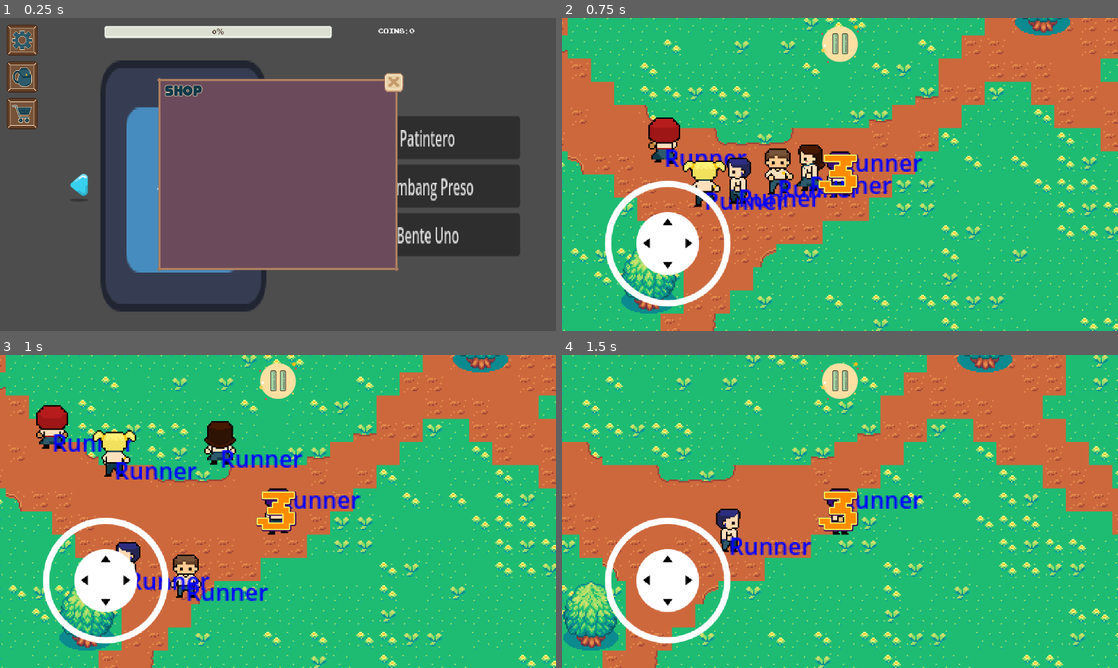
Above: before the commit, frames 1-4 (two rows, left to right).
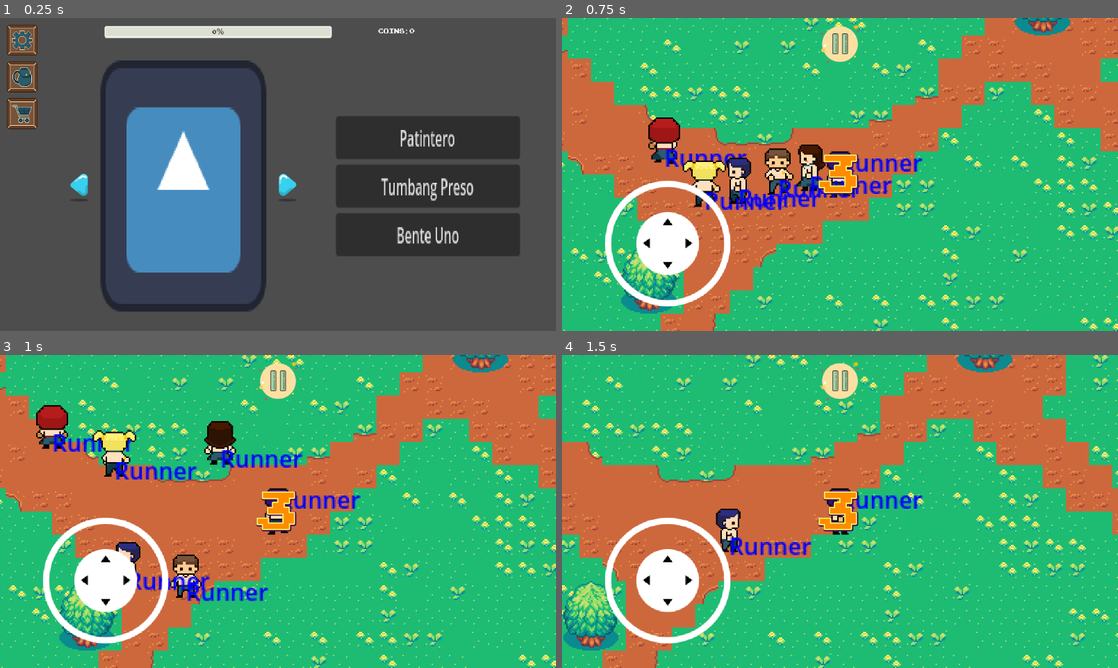
Above: after the commit, the same moments.

Repository: carpathiaaa/KalyeKuwela
Game: Godot game, scene res://Scenes/MainMenu/menu.tscn
Two runs of this game, one before a commit and one after it. Both use one fixed random seed, a clock stepped at 60 frames per second and the inputs below. This scene is started directly instead of the project's main scene. The engine's default icon, where the game draws it, is replaced by a stand-in: a white triangle on a blue panel in a dark square.
Inputs (mouse positions are in pixels of both pictures, inside the frame that each line leads up to):
- Up to frame 1 (0.25 s): no input
- Up to frame 2 (0.75 s): click "Bente Uno" at 0.5 s
- Up to frame 3 (1 s): no input
- Up to frame 4 (1.5 s): move the mouse to (962, 495) at 1.27 s; hold Right (ui_right) from 1.28 s (still down); click (962, 495) at 1.42 s

The runs differ from the first frame. In frame 1, 26% of the frame differs, in the area x 28-73%, y 17-81%; in frame 2, nothing differs; in frame 3, nothing differs; in frame 4, nothing differs.

Commit message:
UI Adjustments

Diff:
--- a/ProjectRoot/kalyekwela/Scenes/BenteUno/main.tscn
+++ b/ProjectRoot/kalyekwela/Scenes/BenteUno/main.tscn
@@ -1641,8 +1641,49 @@
 texture = ExtResource("9_eoh28")
 region_rect = Rect2(837, 132, 22, 24)
 
-[node name="Main" type="Node2D"]
+[sub_resource type="StyleBoxTexture" id="StyleBoxTexture_k0xgl"]
+texture = ExtResource("9_eoh28")
+texture_margin_left = 4.0
+texture_margin_top = 4.0
+texture_margin_right = 4.0
+texture_margin_bottom = 4.0
+region_rect = Rect2(275, 212, 90, 25)
+
+[sub_resource type="StyleBoxTexture" id="StyleBoxTexture_xpftk"]
+texture = ExtResource("9_eoh28")
+texture_margin_left = 4.0
+texture_margin_top = 4.0
+texture_margin_right = 4.0
+texture_margin_bottom = 4.0
+region_rect = Rect2(275, 178, 90, 27)
+
+[sub_resource type="StyleBoxTexture" id="StyleBoxTexture_o8kbq"]
+texture = ExtResource("9_eoh28")
+texture_margin_left = 4.0
+texture_margin_top = 4.0
+texture_margin_right = 4.0
+texture_margin_bottom = 4.0
+region_rect = Rect2(275, 212, 90, 25)
+
+[sub_resource type="StyleBoxTexture" id="StyleBoxTexture_pyaup"]
+texture = ExtResource("9_eoh28")
+texture_margin_left = 4.0
+texture_margin_top = 4.0
+texture_margin_right = 4.0
+texture_margin_bottom = 4.0
+region_rect = Rect2(275, 178, 90, 27)
+
+[sub_resource type="StyleBoxTexture" id="StyleBoxTexture_h1kyj"]
+texture = ExtResource("9_eoh28")
+region_rect = Rect2(869, 134, 22, 22)
+
+[sub_resource type="StyleBoxTexture" id="StyleBoxTexture_y37v0"]
+texture = ExtResource("9_eoh28")
+region_rect = Rect2(837, 132, 22, 24)
+
+[node name="Main" type="Node2D" node_paths=PackedStringArray("settings_popup")]
 script = ExtResource("1_5daw8")
+settings_popup = NodePath("UI/SettingsPopUp")
 
 [node name="Ground" type="TileMapLayer" parent="."]
 tile_map_data = PackedByteArray("AAAAAAAAAAAGAAEAAAAAAAEAAAAFAAAAAAAAAAIAAAAGAAAAAAAAAAMAAAAGAAAAAAAAAAQAAAAFAAEAAAAAAA …(36624 unchanged characters)…
@@ -1772,6 +1813,27 @@
 patch_margin_right = 4
 patch_margin_bottom = 4
 
+[node name="NinePatchRect" type="NinePatchRect" parent="UI/PauseMenu/NinePatchRect"]
+custom_minimum_size = Vector2(230, 180)
+layout_mode = 1
+anchors_preset = 8
+anchor_left = 0.5
+anchor_top = 0.5
+anchor_right = 0.5
+anchor_bottom = 0.5
+offset_left = -115.0
+offset_top = -90.0
+offset_right = 115.0
+offset_bottom = 90.0
+grow_horizontal = 2
+grow_vertical = 2
+texture = ExtResource("9_eoh28")
+region_rect = Rect2(107, 155, 26, 26)
+patch_margin_left = 2
+patch_margin_top = 2
+patch_margin_right = 2
+patch_margin_bottom = 2
+
 [node name="ExitButtonContainer" type="VBoxContainer" parent="UI/PauseMenu/NinePatchRect"]
 layout_mode = 2
 offset_right = 250.0
@@ -1814,11 +1876,100 @@
 
 [node name="ResumeButton" type="Button" parent="UI/PauseMenu/NinePatchRect/MarginContainer/PauseButtonContainer"]
 layout_mode = 2
+theme_override_colors/font_color = Color(0.341176, 0.160784, 0.247059, 1)
+theme_override_fonts/font = ExtResource("5_llm1q")
+theme_override_styles/hover = SubResource("StyleBoxTexture_k0xgl")
+theme_override_styles/pressed = SubResource("StyleBoxTexture_k0xgl")
+theme_override_styles/normal = SubResource("StyleBoxTexture_xpftk")
 text = "Resume"
+
+[node name="SettingsButton" type="Button" parent="UI/PauseMenu/NinePatchRect/MarginContainer/PauseButtonContainer"]
+layout_mode = 2
+theme_override_colors/font_color = Color(0.341176, 0.160784, 0.247059, 1)
+theme_override_fonts/font = ExtResource("5_llm1q")
+theme_override_styles/hover = SubResource("StyleBoxTexture_o8kbq")
+theme_override_styles/pressed = SubResource("StyleBoxTexture_o8kbq")
+theme_override_styles/normal = SubResource("StyleBoxTexture_pyaup")
+text = "Settings"
 
 [node name="QuitButton" type="Button" parent="UI/PauseMenu/NinePatchRect/MarginContainer/PauseButtonContainer"]
 layout_mode = 2
+theme_override_colors/font_color = Color(0.341176, 0.160784, 0.247059, 1)
+theme_override_fonts/font = ExtResource("5_llm1q")
+theme_override_styles/hover = SubResource("StyleBoxTexture_o8kbq")
+theme_override_styles/pressed = SubResource("StyleBoxTexture_o8kbq")
+theme_override_styles/normal = SubResource("StyleBoxTexture_pyaup")
 text = "Quit"
+
+[node name="SettingsPopUp" type="MarginContainer" parent="UI"]
+visible = false
+anchors_preset = 8
+anchor_left = 0.5
+anchor_top = 0.5
+anchor_right = 0.5
+anchor_bottom = 0.5
+offset_left = -200.0
+offset_top = -150.0
+offset_right = 200.0
+offset_bottom = 150.0
+grow_horizontal = 2
+grow_vertical = 2
+mouse_filter = 2
+
+[node name="SettingsBackground" type="NinePatchRect" parent="UI/SettingsPopUp"]
+custom_minimum_size = Vector2(400, 300)
+layout_mode = 2
+size_flags_horizontal = 4
+size_flags_vertical = 4
+texture = ExtResource("9_eoh28")
+region_rect = Rect2(107, 155, 26, 26)
+patch_margin_left = 4
+patch_margin_top = 4
+patch_margin_right = 4
+patch_margin_bottom = 4
+
+[node name="ExitButtonContainer" type="VBoxContainer" parent="UI/SettingsPopUp"]
+layout_mode = 2
+mouse_filter = 2
+
+[node name="MarginContainer" type="MarginContainer" parent="UI/SettingsPopUp/ExitButtonContainer"]
+layout_mode = 2
+mouse_filter = 2
+theme_override_constants/margin_top = -10
+theme_override_constants/margin_right = -10
+theme_override_constants/margin_bottom = 0
+
+[node name="SettingsButton" type="Button" parent="UI/SettingsPopUp/ExitButtonContainer/MarginContainer"]
+texture_filter = 1
+custom_minimum_size = Vector2(40, 40)
+layout_mode = 2
+size_flags_horizontal = 8
+size_flags_vertical = 4
+focus_mode = 0
+mouse_filter = 1
+theme_override_styles/hover = SubResource("StyleBoxTexture_h1kyj")
+theme_override_styles/pressed = SubResource("StyleBoxTexture_h1kyj")
+theme_override_styles/normal = SubResource("StyleBoxTexture_y37v0")
+
+[node name="HBoxContainer" type="HBoxContainer" parent="UI/SettingsPopUp"]
+layout_mode = 2
+size_flags_vertical = 0
+mouse_filter = 2
+theme_override_constants/separation = 11
+
+[node name="Control" type="Control" parent="UI/SettingsPopUp/HBoxContainer"]
+layout_mode = 2
+mouse_filter = 2
+
+[node name="SettingsText" type="Label" parent="UI/SettingsPopUp/HBoxContainer"]
+texture_filter = 1
+layout_mode = 2
+theme_override_colors/font_color = Color(0.0627451, 0.223529, 0.278431, 1)
+theme_override_colors/font_outline_color = Color(1, 0.878431, 0.741176, 1)
+theme_override_constants/outline_size = 4
+theme_override_fonts/font = ExtResource("5_llm1q")
+theme_override_font_sizes/font_size = 30
+text = "SETTINGS"
 
 [node name="GameTimer" type="Timer" parent="."]
 
@@ -1833,3 +1984,7 @@
 [node name="TouchControls" parent="Control" instance=ExtResource("8_mrcmj")]
 
 [connection signal="pressed" from="UI/PauseMenu/NinePatchRect/ExitButtonContainer/MarginContainer/ResumeButton" to="." method="_on_resume_button_pressed"]
+[connection signal="pressed" from="UI/PauseMenu/NinePatchRect/MarginContainer/PauseButtonContainer/ResumeButton" to="." method="_on_resume_button_pressed"]
+[connection signal="pressed" from="UI/PauseMenu/NinePatchRect/MarginContainer/PauseButtonContainer/SettingsButton" to="." method="_on_settings_button_pressed"]
+[connection signal="pressed" from="UI/PauseMenu/NinePatchRect/MarginContainer/PauseButtonContainer/QuitButton" to="." method="_on_quit_button_pressed"]
+[connection signal="pressed" from="UI/SettingsPopUp/ExitButtonContainer/MarginContainer/SettingsButton" to="." method="_on_settings_button_pressed"]
--- a/ProjectRoot/kalyekwela/Scenes/MainMenu/menu.tscn
+++ b/ProjectRoot/kalyekwela/Scenes/MainMenu/menu.tscn
@@ -332,6 +332,7 @@
 theme_override_styles/normal = SubResource("StyleBoxTexture_oqk48")
 
 [node name="ShopPopup" type="MarginContainer" parent="."]
+visible = false
 layout_mode = 1
 anchors_preset = 8
 anchor_left = 0.5
--- a/ProjectRoot/kalyekwela/Scripts/BenteUno/main.gd
+++ b/ProjectRoot/kalyekwela/Scripts/BenteUno/main.gd
@@ -13,6 +13,8 @@
 @onready var pause_menu = $UI/PauseMenu
 @onready var resume_button = $UI/PauseMenu/NinePatchRect/VBoxContainer/ResumeButton
 @onready var quit_button = $UI/PauseMenu/NinePatchRect/VBoxContainer/QuitButton
+
+@export var settings_popup: MarginContainer
 
 var paused = false
 
@@ -183,3 +185,10 @@
 
 func _exit_tree():
 	Engine.time_scale = 1  # Ensure time resumes properly
+
+
+func toggle_popup(SettingsPopUp : MarginContainer):
+	SettingsPopUp.visible = !SettingsPopUp.visible
+
+func _on_settings_button_pressed() -> void:
+	toggle_popup(settings_popup)
Not shown, added: ProjectRoot/kalyekwela/Assets/Art/UI/UI_BenteUno_Button.png.import
Not shown, added: ProjectRoot/kalyekwela/Assets/Art/UI/UI_Patintero_Button.png.import
Not shown, added: ProjectRoot/kalyekwela/Assets/Art/UI/UI_Paused_MenuButtons.png.import
Not shown, added: ProjectRoot/kalyekwela/Assets/Art/UI/UI_TumbangPreso_Button.png.import
Not shown: 1 places in ProjectRoot/kalyekwela/Scenes/BenteUno/main.tscn that only renumber resources
